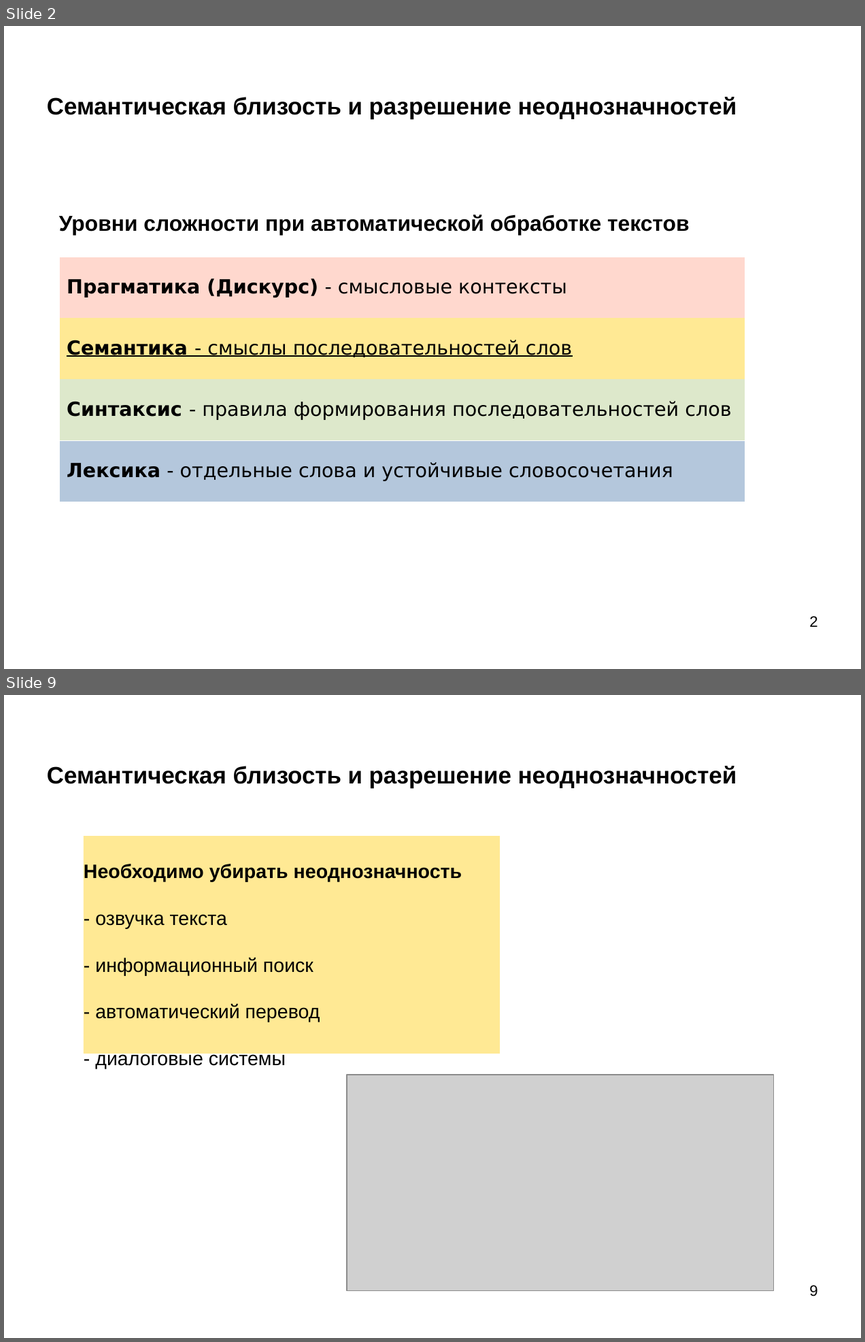
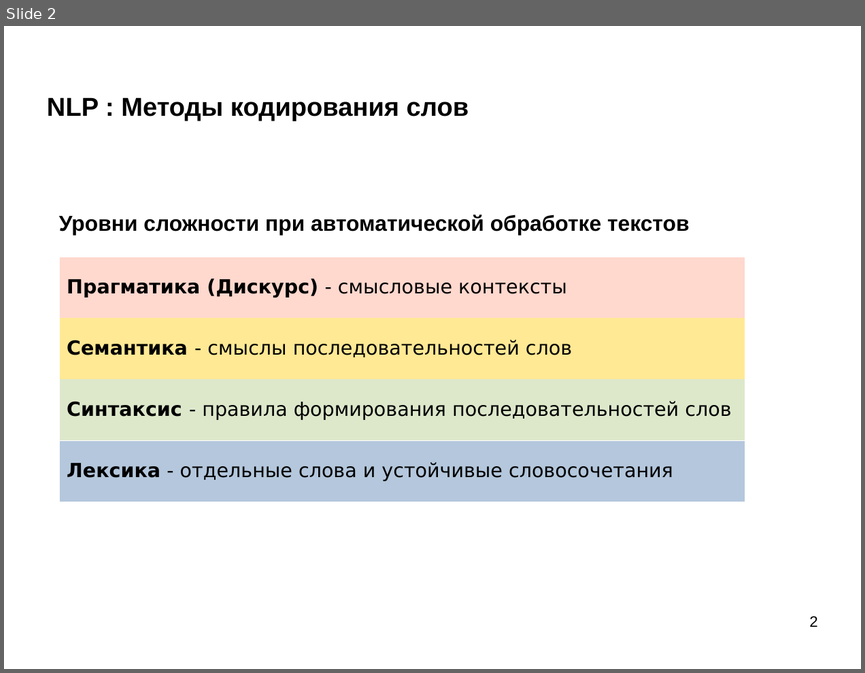
Before and after one commit to mechanoid5/ml_lectorium_legacy, a slide deck: 29-text-w2v.odp. Shown one above the other, each under a label of ours: slides 2 and 9 before the commit, slide 2 after it; the slides between them are not shown. The pictures are 865x1342 and 865x673 pixels, drawn with LibreOffice and Linux fonts; fonts in the diff are those of the drawing; grey boxes stand for pictures; background and template pictures are left out. Boxes give left, top, right and bottom in pixels: in the first picture for what was removed or moved away, otherwise in the second. Text is boxed around its words. In the diff, an @@ line names an element or a change of style, - is before the commit and + after.

```diff
--- a/29-text-w2v.odp
+++ b/29-text-w2v.odp
@@ slide 9 removed at box(4, 695, 861, 1338), background picture (left out) @@
@@ title removed at box(47, 766, 737, 788) @@
-Семантическая близость и разрешение неоднозначностей
@@ rectangle removed at box(84, 836, 499, 1053) @@
-Необходимо убирать неоднозначность
-- озвучка текста
-- информационный поиск
-- автоматический перевод
-- диалоговые системы
@@ picture removed at box(347, 1074, 774, 1291) @@
@@ page number removed at box(809, 1285, 817, 1296) @@
-9
@@ slide 2 changed as well @@
@@ title at box(47, 97, 469, 121): text changed; size 22 to 24 pt @@
-Семантическая близость и разрешение неоднозначностей
+NLP : Методы кодирования слов
@@ table at box(59, 256, 745, 501) @@
@@ underline off in "Семантика - смыслы последовательностей слов" @@
```
Also in this commit, not shown: 13 other slides changed, 3 slides added, 13 other slides removed, 7 other files.
